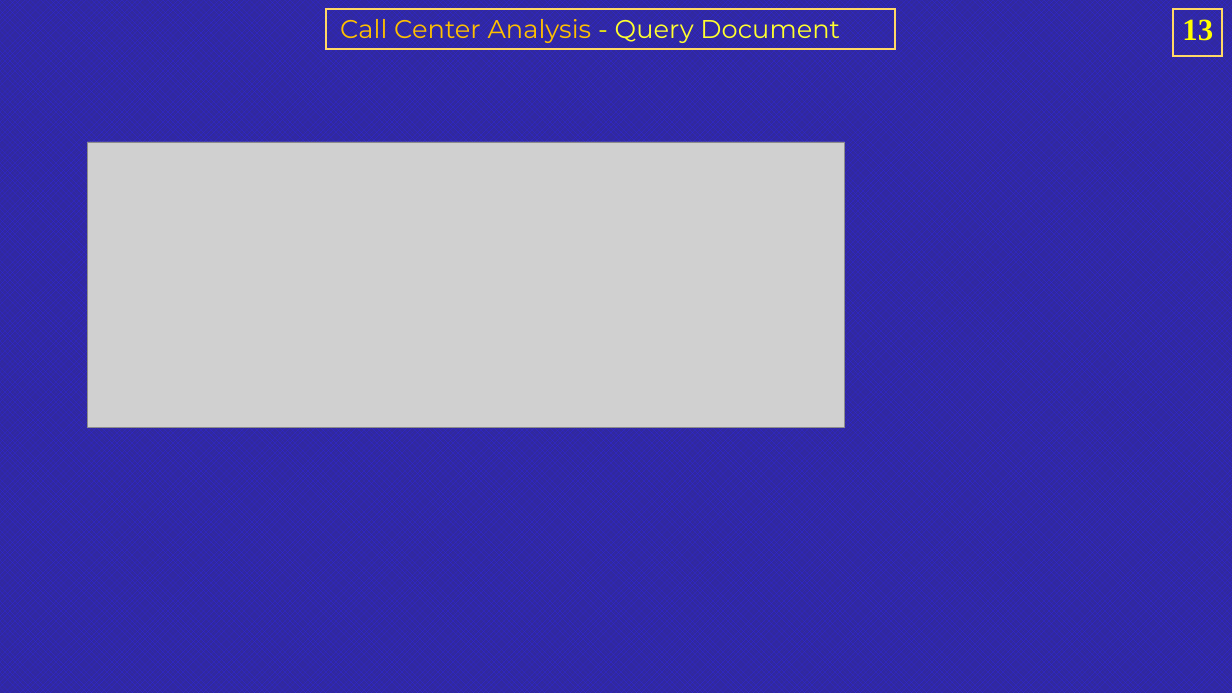
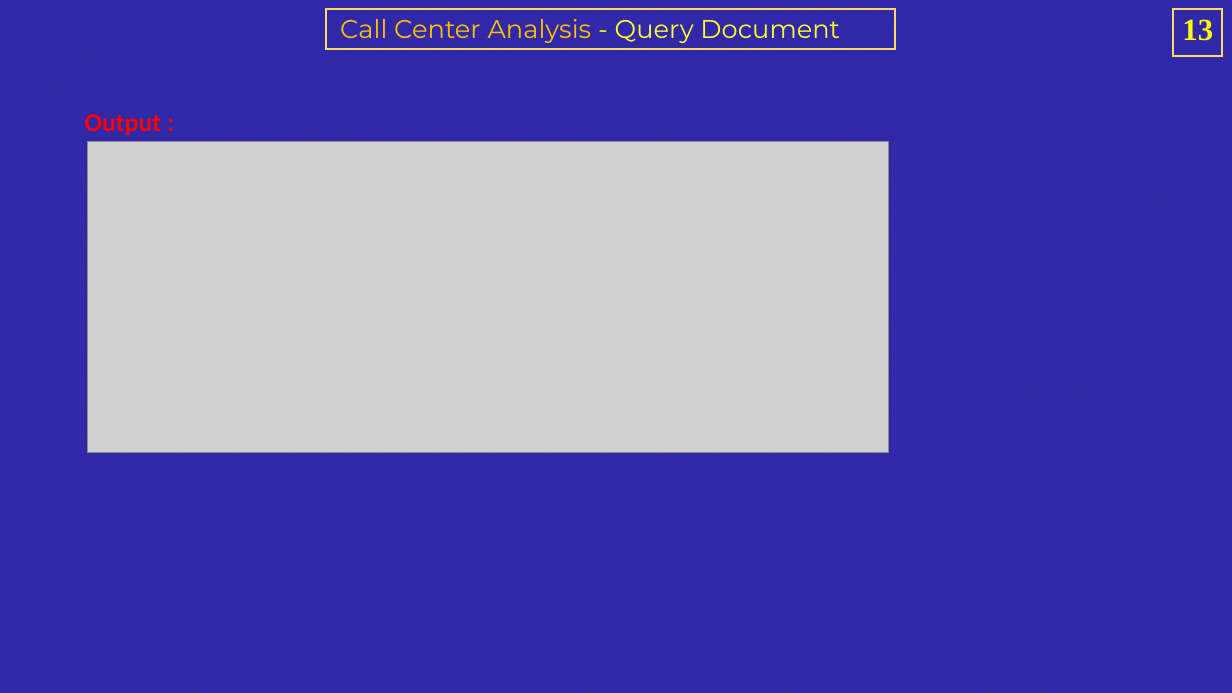
Before and after one commit to rashmi0007/call_center_dashboard, a slide deck: slide 13 of Query_doc_powerpoint.pptx. Drawn at 1232x693 pixels with LibreOffice and Linux fonts; fonts in the diff are those of the drawing; grey boxes stand for pictures. Boxes give left, top, right and bottom in pixels: in the first picture for what was removed or moved away, otherwise in the second. Text is boxed around its words. In the diff, an @@ line names an element or a change of style, - is before the commit and + after.

```diff
--- a/Query_doc_powerpoint.pptx
+++ b/Query_doc_powerpoint.pptx
@@ text added at bbox=[85, 114, 161, 135], 20 pt, text #FF0000, bold @@
+Output :
@@ picture: place and size @@
-picture at bbox=[87, 142, 845, 428]
+picture at bbox=[87, 142, 889, 453]
```
Also in this commit, not shown: 12 other slides changed, 1 other file.
